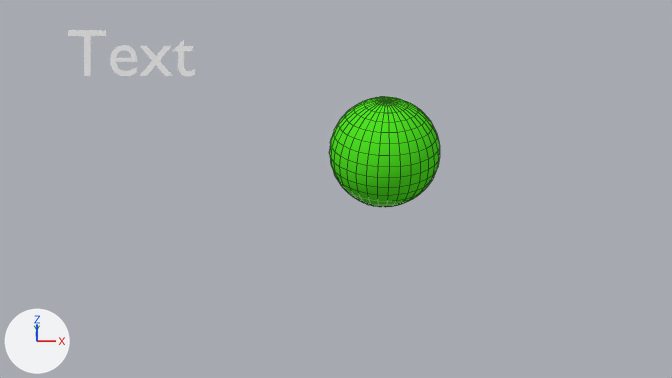
A saved change to the Blender file Mecânica -  (105)/resolucao-105b.blend.
Camera for both pictures: the file's camera 'Camera'. Arrows for +X, +Y and +Z are at lower left; the lights stay in place. The older version comes first. Mesh edges are drawn as thin lines on the coarser meshes.

The first picture shows 'Sphere.001', 'txt'.
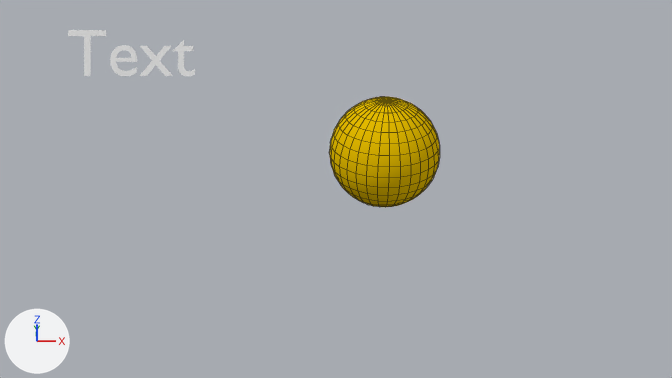
Commit message: Edição mecânica cap. 105

What differs and where, as boxes (x1, y1, x2, y2) in the pictures (672 x 378 px):
'Sphere.001', recoloured (green to yellow): (329, 97, 440, 207) in both

Diff of the bpy script that builds the scene:
```diff
--- a/Mecânica -  (105)/resolucao-105b.blend.py
+++ b/Mecânica -  (105)/resolucao-105b.blend.py
@@ mat_material @@
 mat_material = diffuse_material('Material')
-mat_material.base_color = (0.079, 0.8, 0.0169)  # green #4fe723
+mat_material.base_color = (0.8, 0.514, 0.0)  # yellow #e7be00
```
